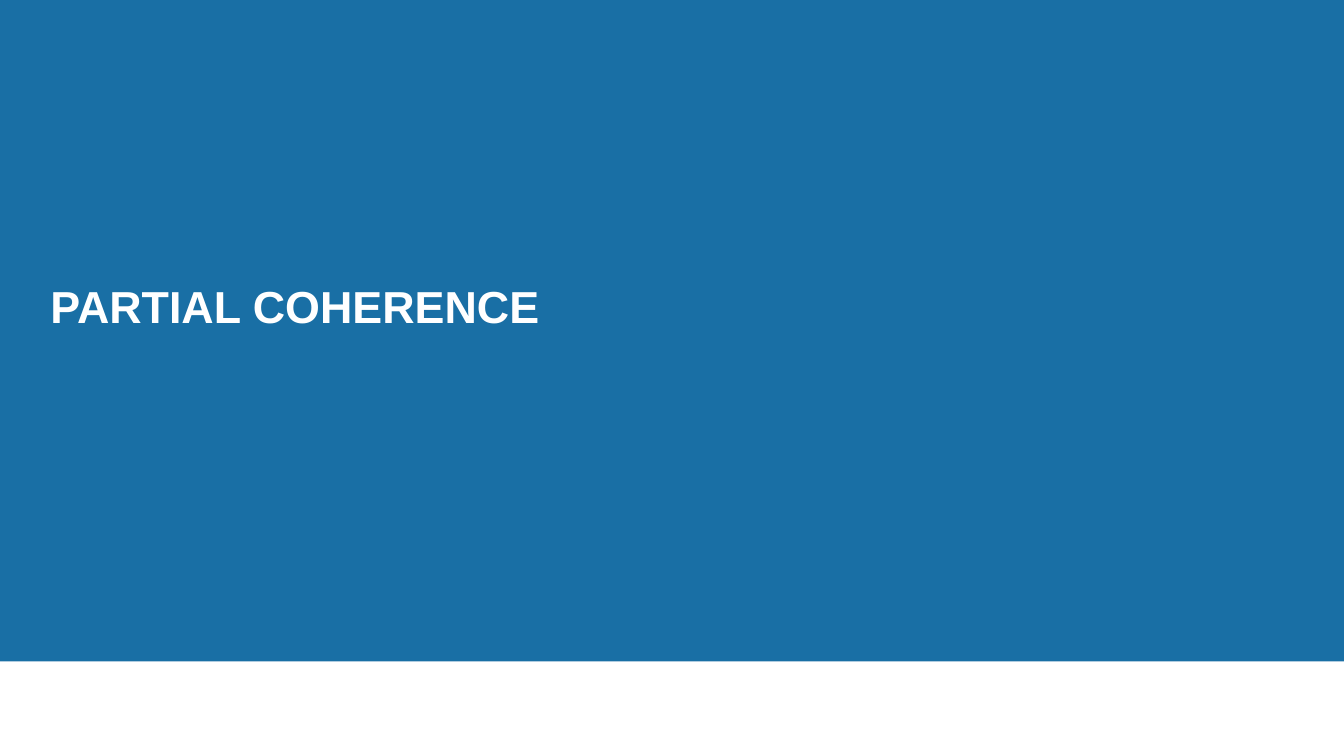
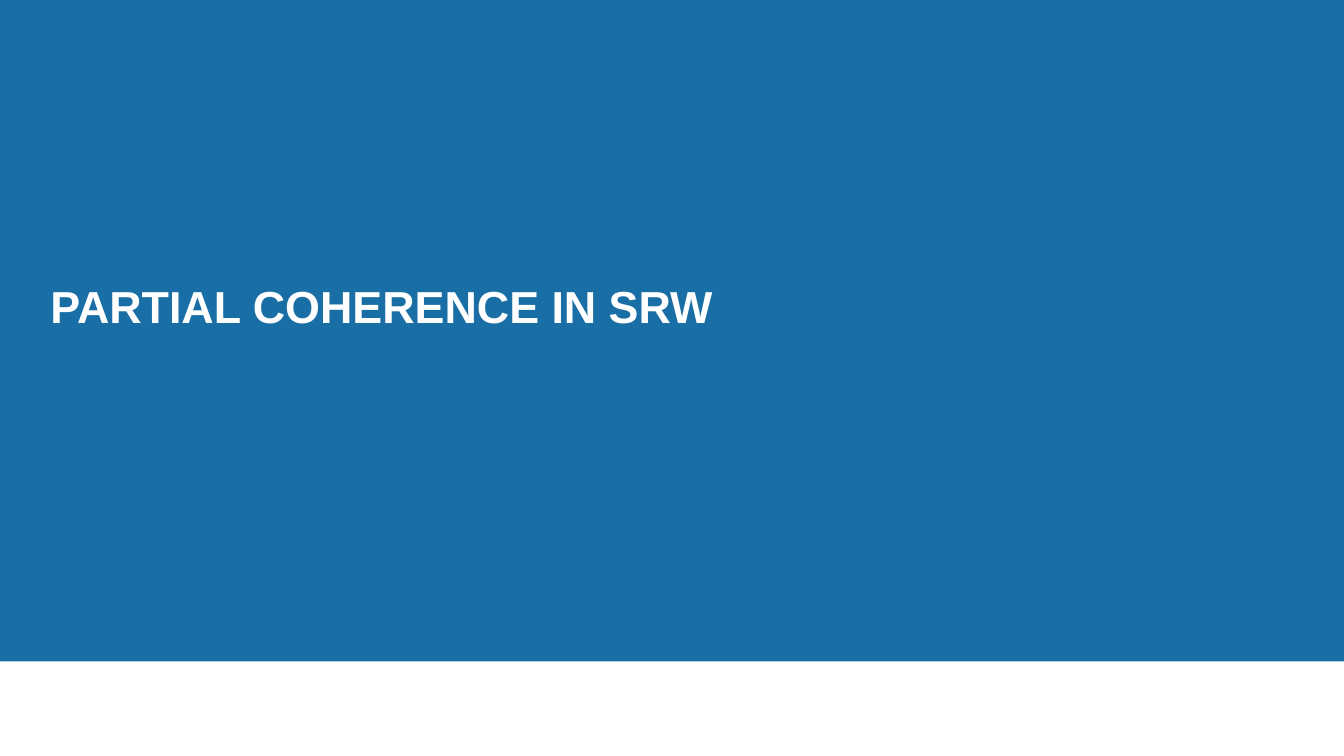
Before and after one commit to oasys-kit/oasys_school, a slide deck: slide 17 of second/slides/2_Introduction_to_SRW.pptx (slide 10 before the commit). Drawn at 1344x756 pixels with LibreOffice and Linux fonts; fonts in the diff are those of the drawing; background and template pictures are left out. Boxes give left, top, right and bottom in pixels: in the first picture for what was removed or moved away, otherwise in the second. Text is boxed around its words. In the diff, an @@ line names an element or a change of style, - is before the commit and + after.

```diff
--- a/second/slides/2_Introduction_to_SRW.pptx
+++ b/second/slides/2_Introduction_to_SRW.pptx
@@ text at [50, 291, 713, 324]: text changed @@
-PARTIAL COHERENCE
+PARTIAL COHERENCE IN SRW
```
Also in this commit, not shown: 5 other slides changed, 7 slides added.
